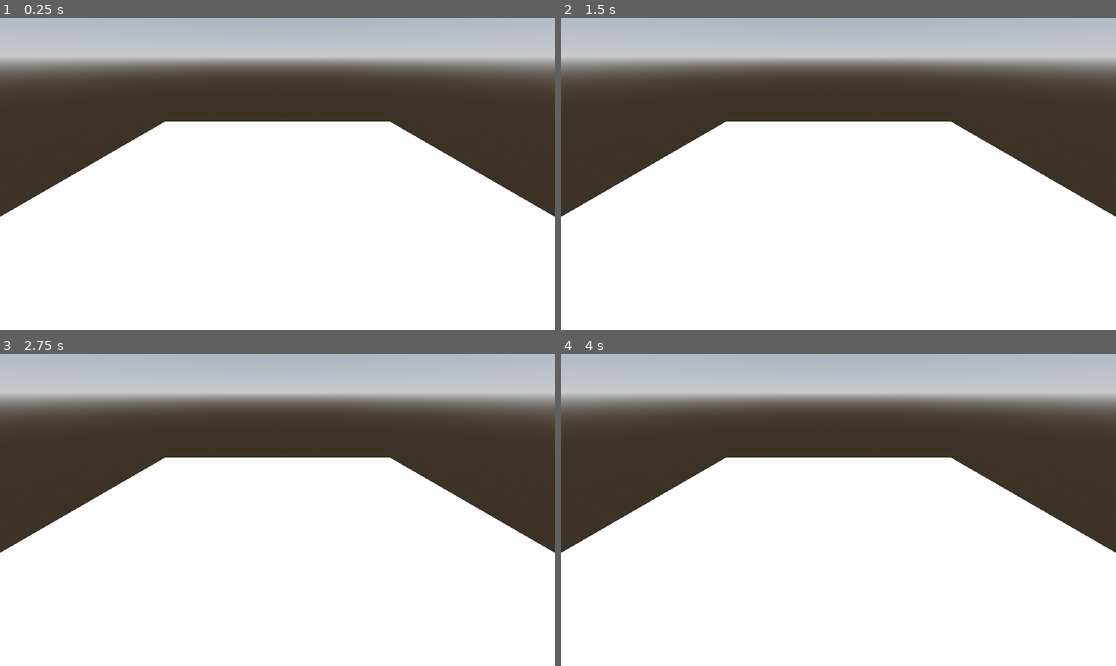
Above: before the commit, frames 1-4 (two rows, left to right).
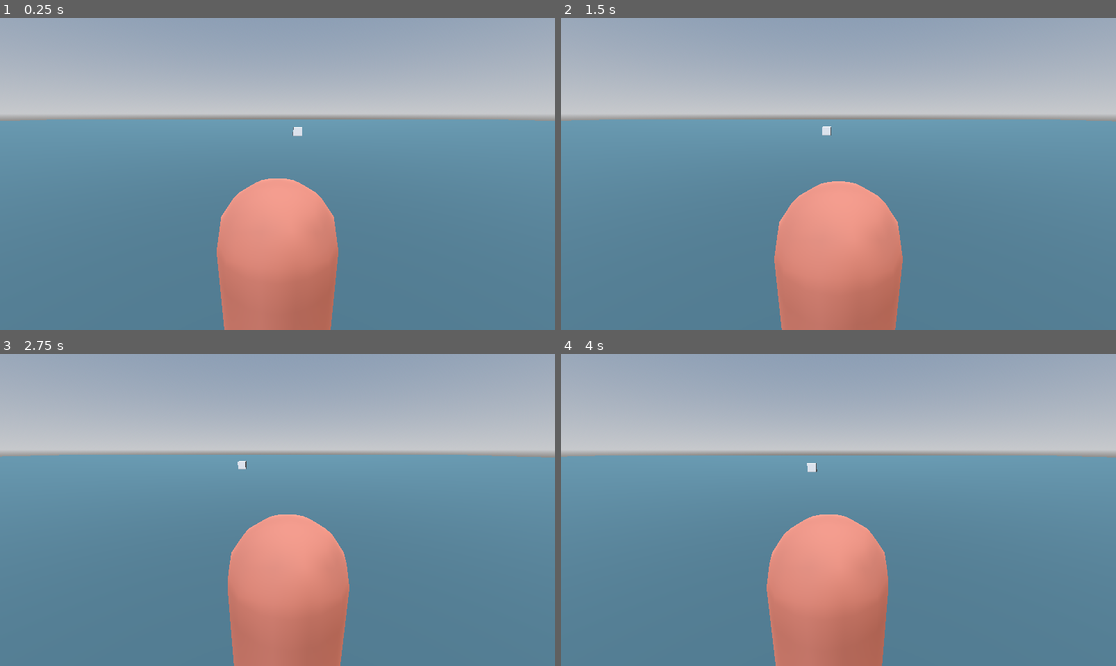
Above: after the commit, the same moments.

Repository: 4rg43n/faf-game
Game: Godot game, scene res://scenes/argaen/test_island.tscn
Same seed, same stepped clock (60 frames per second), same inputs: the game is played once before the commit and once after it. Before the commit the project starts from res://scenes/main.tscn.
Inputs (mouse positions are in pixels of both pictures, inside the frame that each line leads up to):
- Up to frame 1 (0.25 s): no input
- Up to frame 2 (1.5 s): tap Enter (ui_accept) at 0.5, 0.6, 0.77, 1.07, 1.35 s; move the mouse to (960, 158) at 0.52 s; hold D (move_right, bound only after the commit) 0.53-1.28 s; move the mouse to (727, 189) at 1.27 s; hold S (move_down, bound only after the commit) from 1.28 s (still down)
- Up to frame 3 (2.75 s): tap Enter (ui_accept) at 1.52, 1.82, 2.1 s; move the mouse to (333, 441) at 2.02 s; release S (move_down, bound only after the commit) at 2.03 s; hold D (move_right, bound only after the commit) from 2.03 s (still down)
- Up to frame 4 (4 s): move the mouse to (810, 572) at 2.77 s; release D (move_right, bound only after the commit) at 2.78 s; hold W (move_up, bound only after the commit) 2.78-3.53 s; tap Enter (ui_accept) at 2.85, 3.02, 3.32, 3.6, 3.77 s; move the mouse to (1005, 556) at 3.52 s; hold A (move_left, bound only after the commit) from 3.53 s (still down)

The runs differ from the first frame. In frame 1, 99% of the frame differs, in the area x 0-100%, y 0-100%; in frame 2, 99%; in frame 3, 99%; in frame 4, 99%.

Commit message:
player work

Diff:
--- a/game/project.godot
+++ b/game/project.godot
@@ -11,9 +11,96 @@
 [application]
 
 config/name="faf-game"
-run/main_scene="res://scenes/main.tscn"
+run/main_scene="uid://dqobyhrfswxa3"
 config/features=PackedStringArray("4.8", "Forward Plus")
 
-[rendering]
+[input]
 
-renderer/rendering_method="forward_plus"
+move_left={
+"deadzone": 0.2,
+"events": [Object(InputEventKey,
+"resource_local_to_scene": false,
+"resource_name": "",
+"device": -1,
+"window_id": 0,
+"alt_pressed": false,
+"shift_pressed": false,
+"ctrl_pressed": false,
+"meta_pressed": false,
+"pressed": false,
+"keycode": 0,
+"physical_keycode": 65,
+"key_label": 0,
+"unicode": 97,
+"location": 0,
+"echo": false,
+"script": null
+)]
+}
+move_right={
+"deadzone": 0.2,
+"events": [Object(InputEventKey,
+"resource_local_to_scene": false,
+"resource_name": "",
+"device": -1,
+"window_id": 0,
+"alt_pressed": false,
+"shift_pressed": false,
+"ctrl_pressed": false,
+"meta_pressed": false,
+"pressed": false,
+"keycode": 0,
+"physical_keycode": 68,
+"key_label": 0,
+"unicode": 100,
+"location": 0,
+"echo": false,
+"script": null
+)]
+}
+move_up={
+"deadzone": 0.2,
+"events": [Object(InputEventKey,
+"resource_local_to_scene": false,
+"resource_name": "",
+"device": -1,
+"window_id": 0,
+"alt_pressed": false,
+"shift_pressed": false,
+"ctrl_pressed": false,
+"meta_pressed": false,
+"pressed": false,
+"keycode": 0,
+"physical_keycode": 87,
+"key_label": 0,
+"unicode": 119,
+"location": 0,
+"echo": false,
+"script": null
+)]
+}
+move_down={
+"deadzone": 0.2,
+"events": [Object(InputEventKey,
+"resource_local_to_scene": false,
+"resource_name": "",
+"device": -1,
+"window_id": 0,
+"alt_pressed": false,
+"shift_pressed": false,
+"ctrl_pressed": false,
+"meta_pressed": false,
+"pressed": false,
+"keycode": 0,
+"physical_keycode": 83,
+"key_label": 0,
+"unicode": 115,
+"location": 0,
+"echo": false,
+"script": null
+)]
+}
+
+[physics]
+
+common/physics_interpolation=true
--- /dev/null
+++ b/game/scenes/argaen/components/player_capsule.tscn
@@ -0,0 +1,15 @@
+[gd_scene format=3 uid="uid://b0ga1y0f86ef6"]
+
+[ext_resource type="PackedScene" uid="uid://dn4x0l4niy8s4" path="res://assets/models/basic/player-capsule.glb" id="1_nmtom"]
+[ext_resource type="Script" uid="uid://cv1hr7tk44pc6" path="res://scripts/player/player_capsule_controller.gd" id="1_vi406"]
+
+[sub_resource type="CapsuleShape3D" id="CapsuleShape3D_5vptg"]
+
+[node name="CharacterBody3D" type="CharacterBody3D" unique_id=422766350]
+script = ExtResource("1_vi406")
+
+[node name="player-capsule" parent="." unique_id=962360466 instance=ExtResource("1_nmtom")]
+
+[node name="CollisionShape3D" type="CollisionShape3D" parent="." unique_id=1678709262]
+transform = Transform3D(1, 0, 0, 0, 1, 0, 0, 0, 1, 0, 1, 0)
+shape = SubResource("CapsuleShape3D_5vptg")
--- /dev/null
+++ b/game/scenes/argaen/components/tps_cam.tscn
@@ -0,0 +1,7 @@
+[gd_scene format=3 uid="uid://l1u1nyjy8u0h"]
+
+[ext_resource type="Script" uid="uid://b8guqksvr5f4r" path="res://scripts/player/tps_cam.gd" id="1_6wknd"]
+
+[node name="ThirdPersonCam3D" type="Camera3D" unique_id=1524126172]
+transform = Transform3D(1, 0, 0, 0, 0.9999996, 0, 0, 0, 0.9999996, 0, 0, 0)
+script = ExtResource("1_6wknd")
--- /dev/null
+++ b/game/scenes/argaen/test_island.tscn
@@ -0,0 +1,90 @@
+[gd_scene format=3 uid="uid://dqobyhrfswxa3"]
+
+[ext_resource type="PackedScene" uid="uid://l1u1nyjy8u0h" path="res://scenes/argaen/components/tps_cam.tscn" id="1_4cbl3"]
+[ext_resource type="PackedScene" uid="uid://b0ga1y0f86ef6" path="res://scenes/argaen/components/player_capsule.tscn" id="1_1778k"]
+
+[sub_resource type="ProceduralSkyMaterial" id="sky_mat"]
+
+[sub_resource type="Sky" id="sky"]
+sky_material = SubResource("sky_mat")
+
+[sub_resource type="Environment" id="env"]
+background_mode = 2
+sky = SubResource("sky")
+tonemap_mode = 2
+
+[sub_resource type="PlaneMesh" id="ground"]
+size = Vector2(200, 200)
+
+[sub_resource type="StandardMaterial3D" id="StandardMaterial3D_hjw58"]
+albedo_color = Color(0.15686275, 0.23921569, 0.2627451, 1)
+
+[sub_resource type="BoxShape3D" id="BoxShape3D_4cbl3"]
+size = Vector3(200, 0.1, 200)
+
+[sub_resource type="BoxShape3D" id="BoxShape3D_3qp2a"]
+
+[node name="Main" type="Node3D" unique_id=1203609923]
+
+[node name="WorldEnvironment" type="WorldEnvironment" parent="." unique_id=1191783434]
+environment = SubResource("env")
+
+[node name="Sun" type="DirectionalLight3D" parent="." unique_id=282412886]
+transform = Transform3D(1, 0, 0, 0, 0.5, 0.866025, 0, -0.866025, 0.5, 0, 10, 0)
+shadow_enabled = true
+
+[node name="Ground" type="MeshInstance3D" parent="." unique_id=195022916]
+mesh = SubResource("ground")
+surface_material_override/0 = SubResource("StandardMaterial3D_hjw58")
+
+[node name="StaticBody3D" type="StaticBody3D" parent="Ground" unique_id=2022261876]
+
+[node name="CollisionShape3D" type="CollisionShape3D" parent="Ground/StaticBody3D" unique_id=1299036632]
+transform = Transform3D(1, 0, 0, 0, 1, 0, 0, 0, 1, 0, -0.05, 0)
+shape = SubResource("BoxShape3D_4cbl3")
+
+[node name="CharacterBody3D" parent="." unique_id=422766350 instance=ExtResource("1_1778k")]
+
+[node name="ThirdPersonCam3D" parent="." unique_id=1524126172 node_paths=PackedStringArray("player") instance=ExtResource("1_4cbl3")]
+transform = Transform3D(1, 0, 0, 0, 0.9588193, 0.28401524, 0, -0.28401524, 0.9588193, 0, 2.5, 1)
+player = NodePath("../CharacterBody3D")
+
+[node name="Box" type="Node3D" parent="." unique_id=781793232]
+transform = Transform3D(1, 0, 0, 0, 1, 0, 0, 0, 1, 21.49613, 0.5, 0)
+
+[node name="StaticBody3D" type="StaticBody3D" parent="Box" unique_id=1559273994]
+
+[node name="CSGBox3D" type="CSGBox3D" parent="Box/StaticBody3D" unique_id=1564951269]
+
+[node name="CollisionShape3D" type="CollisionShape3D" parent="Box/StaticBody3D" unique_id=921763436]
+shape = SubResource("BoxShape3D_3qp2a")
+
+[node name="Box2" type="Node3D" parent="." unique_id=1716245989]
+transform = Transform3D(1, 0, 0, 0, 1, 0, 0, 0, 1, 2.3316536, 0.5, -22.78143)
+
+[node name="StaticBody3D" type="StaticBody3D" parent="Box2" unique_id=528080925]
+
+[node name="CSGBox3D" type="CSGBox3D" parent="Box2/StaticBody3D" unique_id=1942298684]
+
+[node name="CollisionShape3D" type="CollisionShape3D" parent="Box2/StaticBody3D" unique_id=851946523]
+shape = SubResource("BoxShape3D_3qp2a")
+
+[node name="Box3" type="Node3D" parent="." unique_id=142539417]
+transform = Transform3D(1, 0, 0, 0, 1, 0, 0, 0, 1, 2.3316536, 0.5, 33.75618)
+
+[node name="StaticBody3D" type="StaticBody3D" parent="Box3" unique_id=2038084161]
+
+[node name="CSGBox3D" type="CSGBox3D" parent="Box3/StaticBody3D" unique_id=937702985]
+
+[node name="CollisionShape3D" type="CollisionShape3D" parent="Box3/StaticBody3D" unique_id=226471125]
+shape = SubResource("BoxShape3D_3qp2a")
+
+[node name="Box4" type="Node3D" parent="." unique_id=1729515376]
+transform = Transform3D(1, 0, 0, 0, 1, 0, 0, 0, 1, -24.518215, 0.4999981, -0.050331116)
+
+[node name="StaticBody3D" type="StaticBody3D" parent="Box4" unique_id=1094811057]
+
+[node name="CSGBox3D" type="CSGBox3D" parent="Box4/StaticBody3D" unique_id=1003370973]
+
+[node name="CollisionShape3D" type="CollisionShape3D" parent="Box4/StaticBody3D" unique_id=1454979074]
+shape = SubResource("BoxShape3D_3qp2a")
--- /dev/null
+++ b/game/scripts/player/player_capsule_controller.gd
@@ -0,0 +1,28 @@
+extends CharacterBody3D
+
+
+const SPEED = 5.0
+const JUMP_VELOCITY = 4.5
+
+
+func _physics_process(delta: float) -> void:
+	# Add the gravity.
+	if not is_on_floor():
+		velocity += get_gravity() * delta
+
+	# Handle jump.
+	if Input.is_action_just_pressed("ui_accept") and is_on_floor():
+		velocity.y = JUMP_VELOCITY
+
+	# Get the input direction and handle the movement/deceleration.
+	# As good practice, you should replace UI actions with custom gameplay actions.
+	var input_dir := Input.get_vector("move_left", "move_right", "move_up", "move_down")
+	var direction := (transform.basis * Vector3(input_dir.x, 0, input_dir.y)).normalized()
+	if direction:
+		velocity.x = direction.x * SPEED
+		velocity.z = direction.z * SPEED
+	else:
+		velocity.x = move_toward(velocity.x, 0, SPEED)
+		velocity.z = move_toward(velocity.z, 0, SPEED)
+
+	move_and_slide()
--- /dev/null
+++ b/game/scripts/player/tps_cam.gd
@@ -0,0 +1,35 @@
+extends Camera3D
+
+@export var player:Node3D=null
+
+@export var follow_offset:=Vector3(0,2.5,1.5)
+@export var follow_rot:=Vector3(-16.5,0,0)
+@export var cam_sensitivity:=0.5
+@export var invert_look:=1
+
+# Called when the node enters the scene tree for the first time.
+func _ready() -> void:
+	#Input.mouse_mode=Input.MOUSE_MODE_CAPTURED
+	pass
+
+
+# Called every frame. 'delta' is the elapsed time since the previous frame.
+func _process(delta: float) -> void:
+	#var new_pos:Vector3=player.to_global(follow_offset)
+	position=player.get_global_transform_interpolated()*follow_offset
+	rotation.y=player.rotation.y
+
+#func _unhandled_input(event: InputEvent) -> void:
+	#if event is InputEventMouseMotion:
+		## event.relative = how far the mouse moved this event, in pixels
+		#
+		## yaw affects the player
+		#var deltax:float= event.relative.x * cam_sensitivity
+		#var yaw:float=rotation_degrees.y + deltax
+		#player.rotation_degrees.y = yaw
+		#print("yaw: "+str(yaw)+" deltax: "+str(deltax))
+		#
+		## camera pitch
+		#var deltay:float= event.relative.y * cam_sensitivity
+		#var pitch:float=clamp(rotation_degrees.x + invert_look*deltay, -80,80)
+		#rotation_degrees.x=pitch
Binary file added: game/assets/models/basic/player-capsule.glb
Not shown, added: game/assets/models/basic/player-capsule.glb.import
Not shown, added: game/scripts/player/player_capsule_controller.gd.uid
Not shown, added: game/scripts/player/tps_cam.gd.uid
Not shown, added: ext-resources/argaen/models/player-capsule.blend
